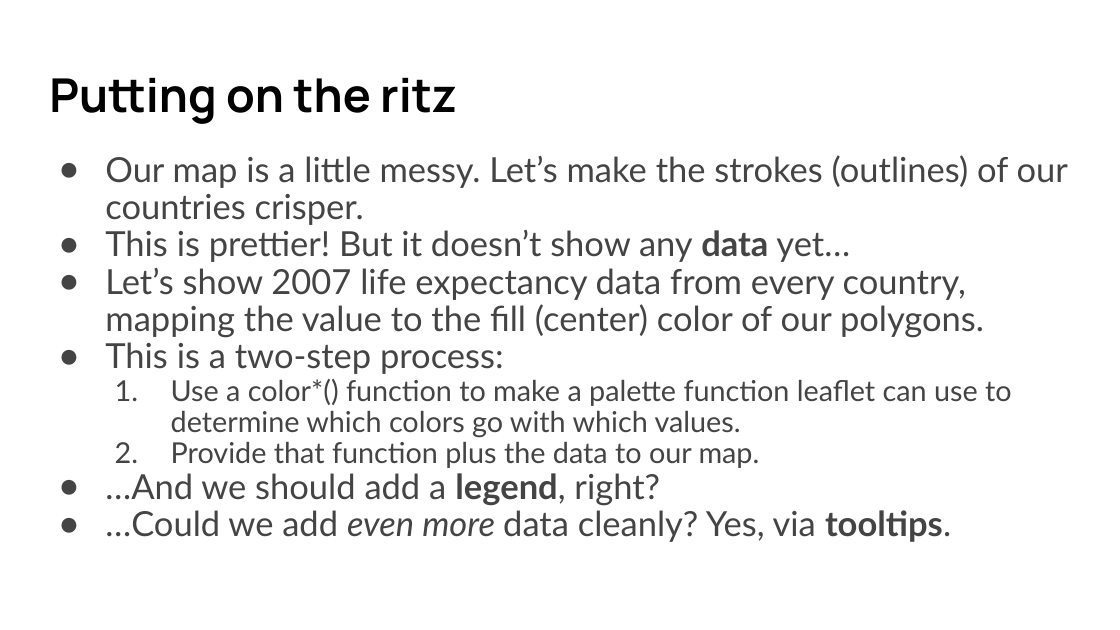
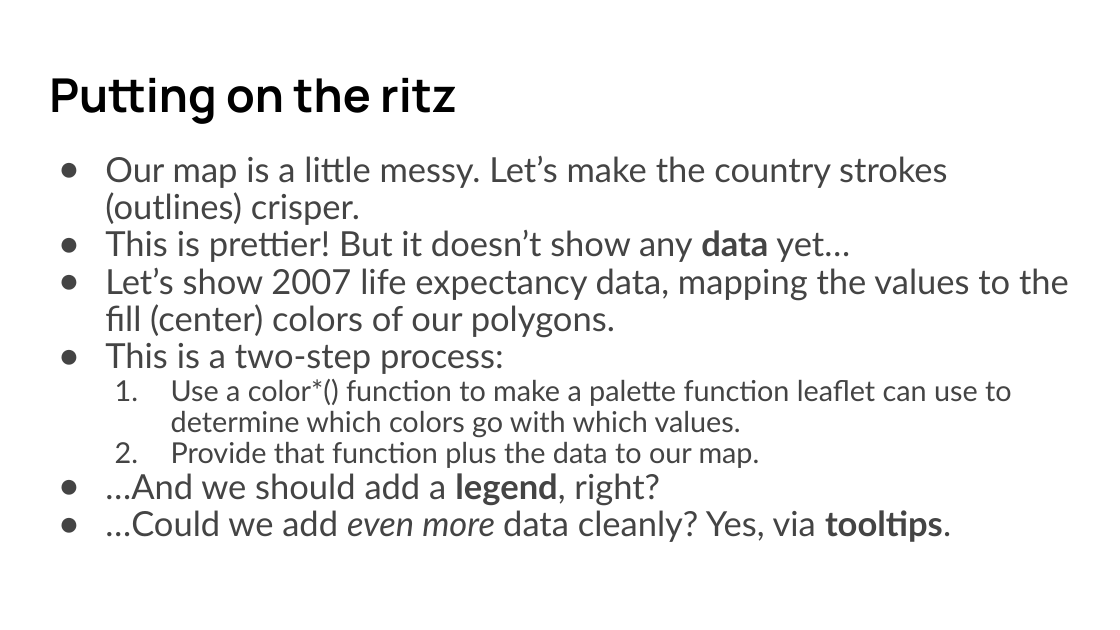
Before and after one commit to umn-dash/r-shiny, a slide deck: slide 55 of instructors/files/SWC slides R Shiny 2024 Fall.pptx. Drawn at 1120x630 pixels with LibreOffice and Linux fonts; fonts in the diff are those of the drawing. Boxes give left, top, right and bottom in pixels: in the first picture for what was removed or moved away, otherwise in the second. Text is boxed around its words. In the diff, an @@ line names an element or a change of style, - is before the commit and + after.

```diff
--- a/instructors/files/SWC slides R Shiny 2024 Fall.pptx
+++ b/instructors/files/SWC slides R Shiny 2024 Fall.pptx
@@ text at (105,155,947,225): text changed @@
-● Our map is a little messy. Let’s make the strokes (outlines) of our countries crisper.
+● Our map is a little messy. Let’s make the country strokes (outlines) crisper.
@@ text at (105,267,1069,337): text changed @@
-● Let’s show 2007 life expectancy data from every country, mapping the value to the fill (center) color of our polygons.
+● Let’s show 2007 life expectancy data, mapping the values to the fill (center) colors of our polygons.
```
Also in this commit, not shown: 10 other slides changed, 2 other files.
